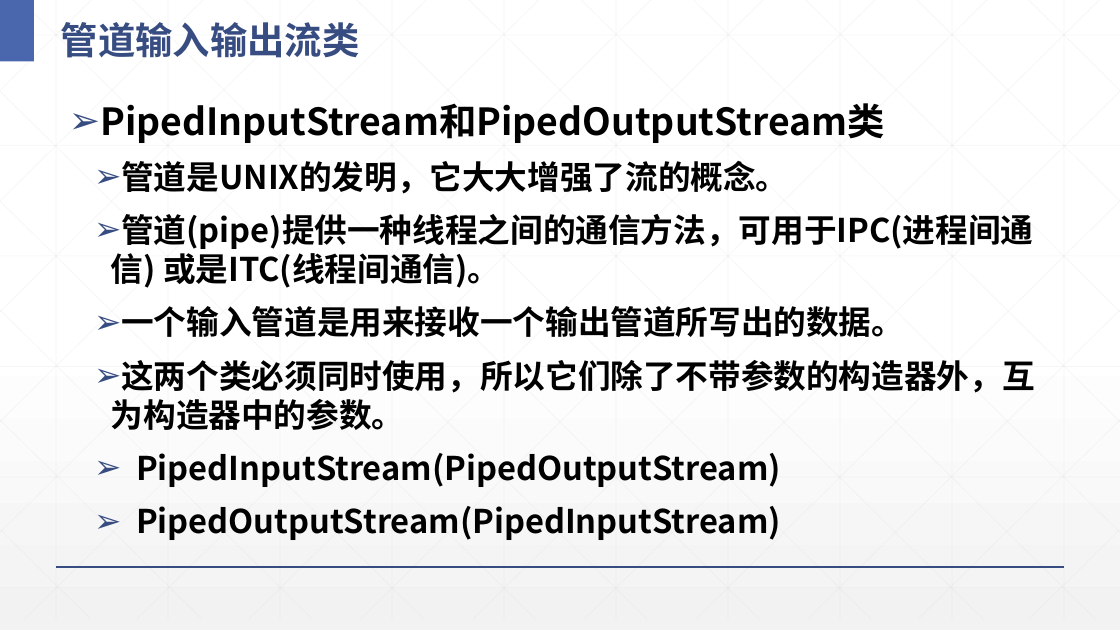
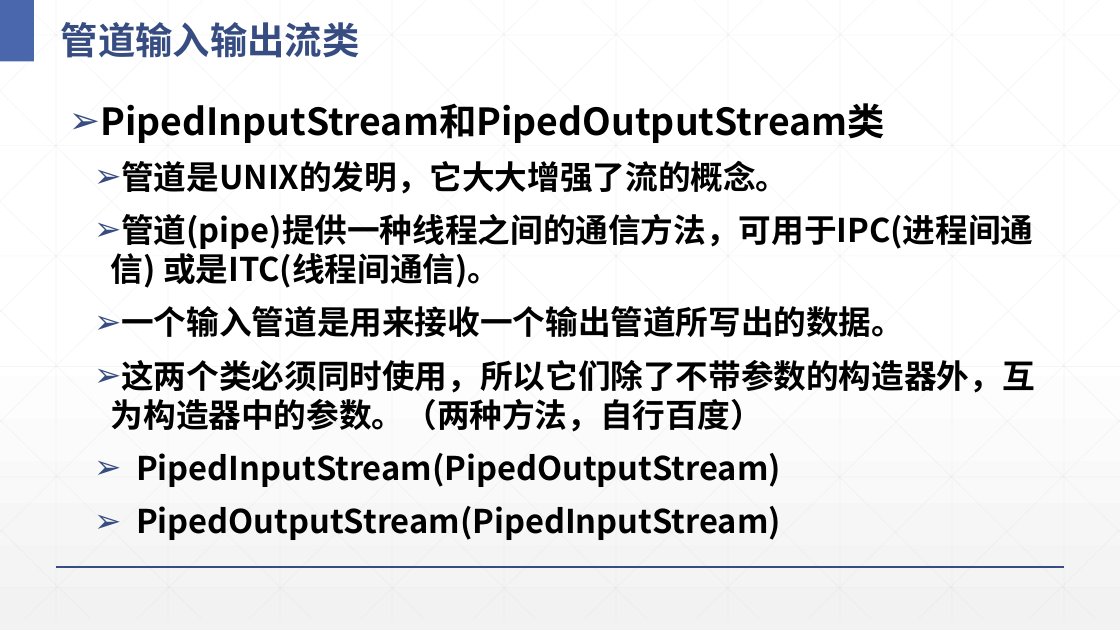
Before and after one commit to Panamera-Turbo/Java-program-term_3rd, a slide deck: slide 46 of PPT/J9-输入输出流.pptx. Drawn at 1120x630 pixels with LibreOffice and Linux fonts; fonts in the diff are those of the drawing. Boxes give left, top, right and bottom in pixels: in the first picture for what was removed or moved away, otherwise in the second. Text is boxed around its words. In the diff, an @@ line names an element or a change of style, - is before the commit and + after.

```diff
--- a/PPT/J9-输入输出流.pptx
+++ b/PPT/J9-输入输出流.pptx
@@ text at (x1=111, y1=360, x2=1034, y2=432): text changed @@
-  ➢ 这两个类必须同时使用，所以它们除了不带参数的构造器外，互为构造器中的参数。
+  ➢ 这两个类必须同时使用，所以它们除了不带参数的构造器外，互为构造器中的参数。（两种方法，自行百度）
```
Also in this commit, not shown: 1 other slide changed, 10 other files.
